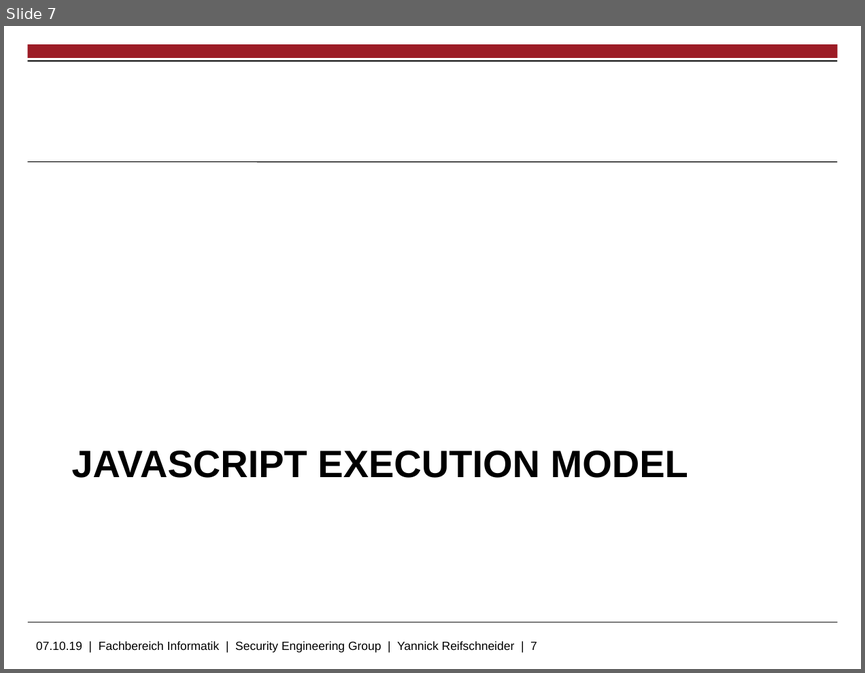
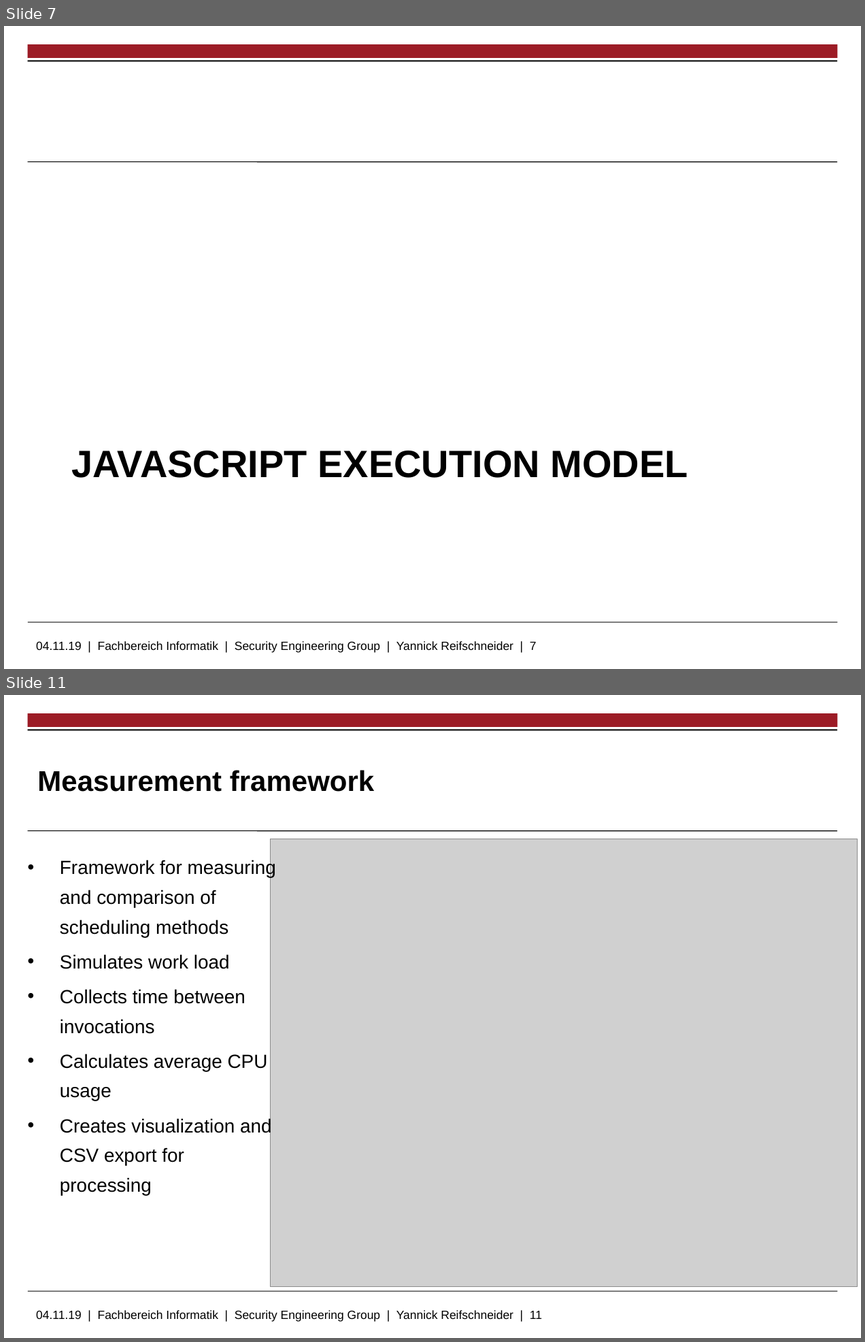
Before and after one commit to skidr0w/background-execution, a slide deck: thesis/slides.pptx. Shown one above the other, each under a label of ours: slide 7 before the commit, slides 7 and 11 after it; the slides between them are not shown. The pictures are 865x673 and 865x1342 pixels, drawn with LibreOffice and Linux fonts; fonts in the diff are those of the drawing; grey boxes stand for pictures; background and template pictures are left out. Boxes give left, top, right and bottom in pixels: in the first picture for what was removed or moved away, otherwise in the second. Text is boxed around its words. In the diff, an @@ line names an element or a change of style, - is before the commit and + after.

```diff
--- a/thesis/slides.pptx
+++ b/thesis/slides.pptx
@@ slide 11 added at [4, 695, 861, 1338], background #FFFFFF; not listed: 5 template elements that a slide beside it also shows @@
@@ title added at [37, 770, 374, 792], 24 pt, text #000000, bold @@
+Measurement framework
@@ picture added at [271, 839, 857, 1286] @@
@@ text added at [60, 859, 276, 1195], 16 pt, text #000000 @@
+• Framework for measuring and comparison of scheduling methods
+• Simulates work load
+• Collects time between invocations
+• Calculates average CPU usage
+• Creates visualization and CSV export for processing
@@ text at [36, 641, 536, 652]: text changed @@
-07.10.19 | Fachbereich Informatik | Security Engineering Group | Yannick Reifschneider | 7
+04.11.19 | Fachbereich Informatik | Security Engineering Group | Yannick Reifschneider | 7
```
Also in this commit, not shown: 2 slides changed, 13 other slides added.
